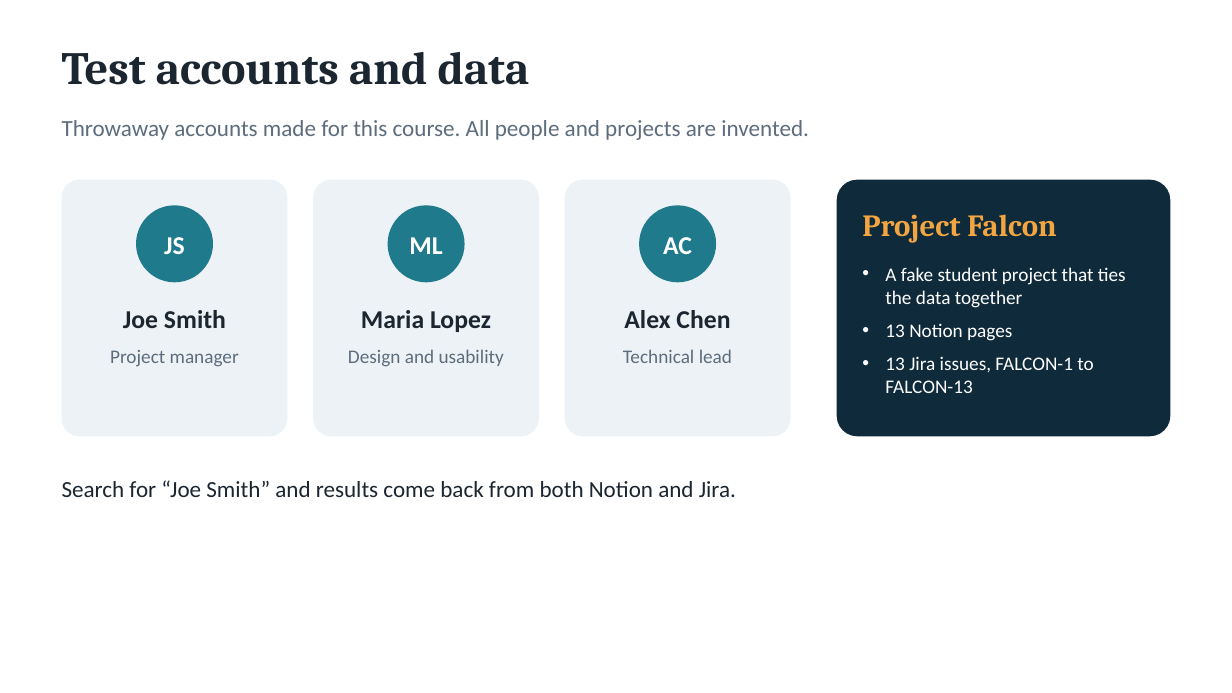
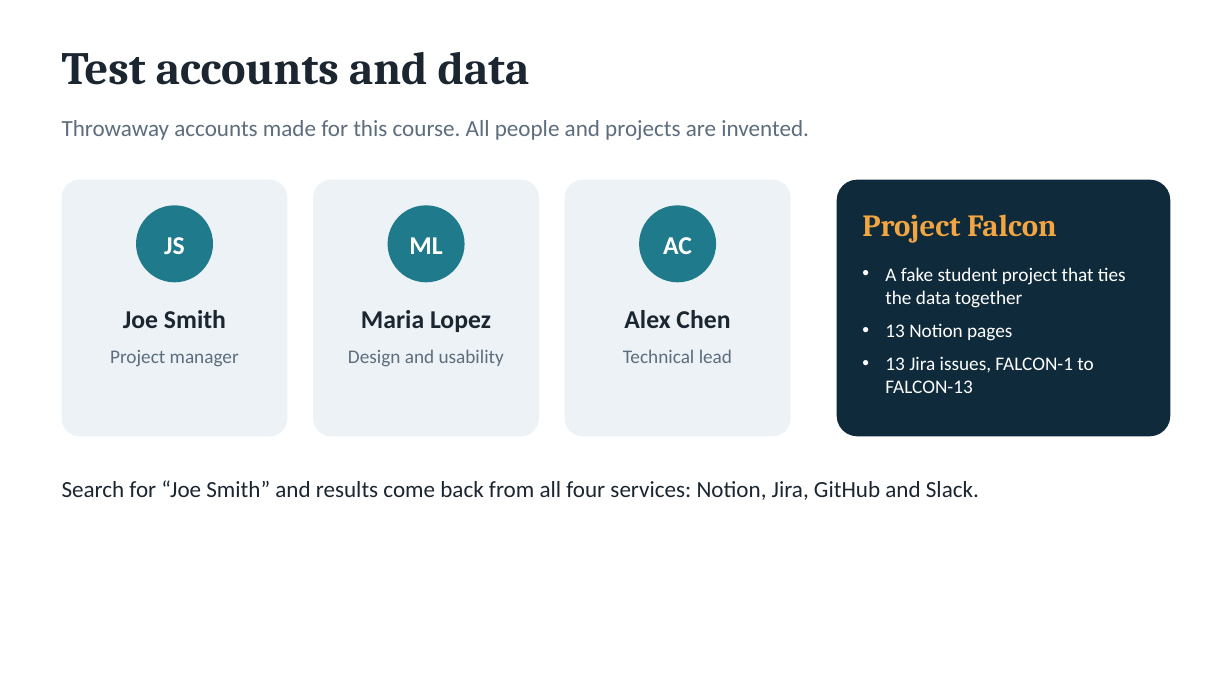
Before and after one commit to aiassistedyu-pixel/mcp-services-dashboard, a slide deck: slide 3 of presentation/project.pptx. Drawn at 1232x693 pixels with LibreOffice and Linux fonts; fonts in the diff are those of the drawing. Boxes give left, top, right and bottom in pixels: in the first picture for what was removed or moved away, otherwise in the second. Text is boxed around its words. In the diff, an @@ line names an element or a change of style, - is before the commit and + after.

```diff
--- a/presentation/project.pptx
+++ b/presentation/project.pptx
@@ text at [62, 480, 979, 500]: text changed @@
-Search for “Joe Smith” and results come back from both Notion and Jira.
+Search for “Joe Smith” and results come back from all four services: Notion, Jira, GitHub and Slack.
```
